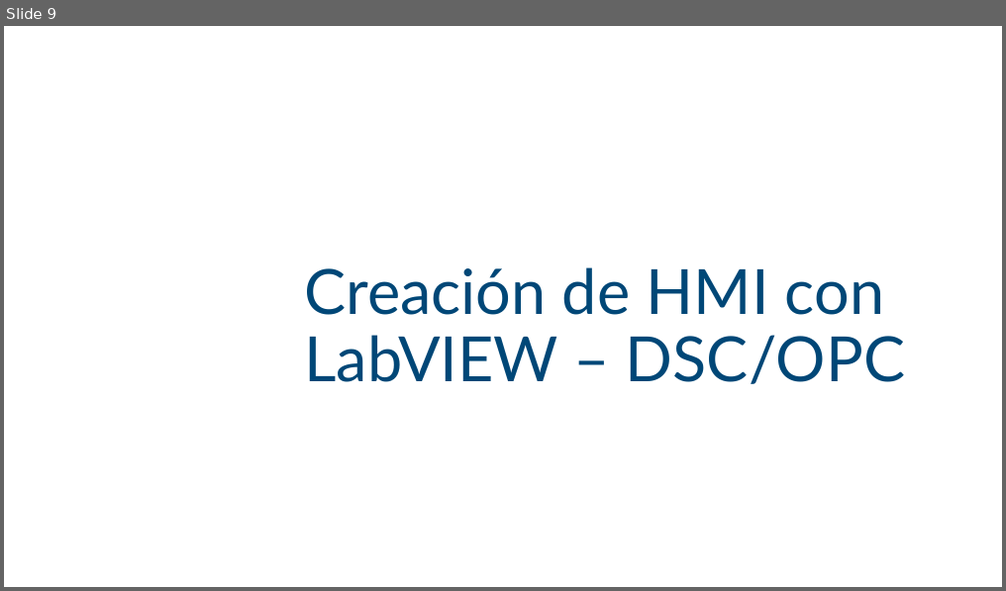
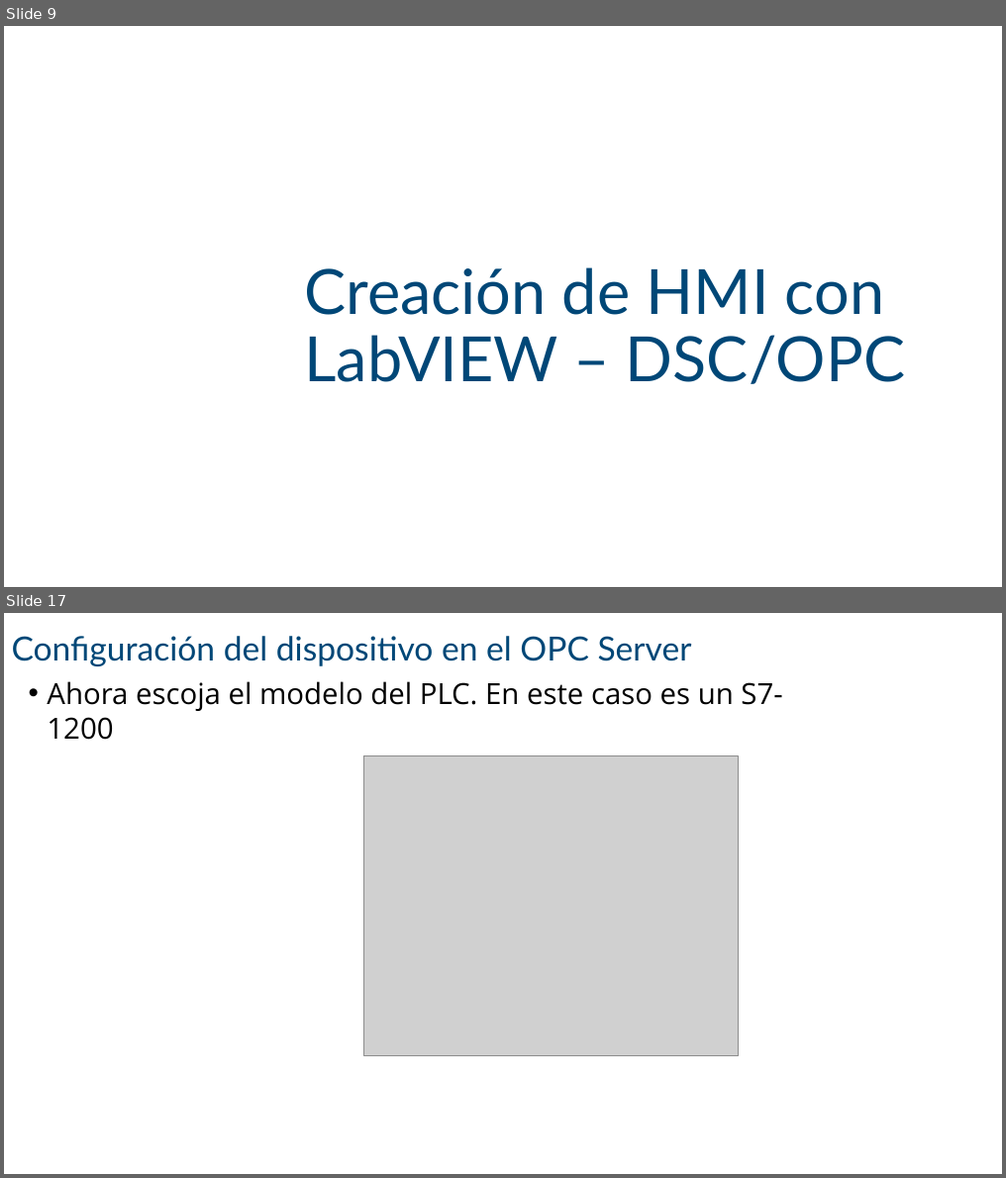
Before and after one commit to cjuarezramos/HMILabVIEW, a slide deck: Creación de HMI.pptx. Shown one above the other, each under a label of ours: slide 9 before the commit, slides 9 and 17 after it; the slides between them are not shown. The pictures are 1006x591 and 1006x1178 pixels, drawn with LibreOffice and Linux fonts; fonts in the diff are those of the drawing; grey boxes stand for pictures; background and template pictures are left out. Boxes give left, top, right and bottom in pixels: in the first picture for what was removed or moved away, otherwise in the second. Text is boxed around its words. In the diff, an @@ line names an element or a change of style, - is before the commit and + after.

```diff
--- a/Creación de HMI.pptx
+++ b/Creación de HMI.pptx
@@ slide 17 added at box(4, 613, 1002, 1174), background #FFFFFF @@
@@ title added at box(12, 636, 692, 666), 32 pt, text #004777 @@
+Configuración del dispositivo en el OPC Server
@@ text added at box(47, 681, 782, 740), 28 pt, text #000000 @@
+• Ahora escoja el modelo del PLC. En este caso es un S7-1200
@@ picture added at box(364, 756, 738, 1057) @@
```
Also in this commit, not shown: 33 other slides added, 1 slide removed.
